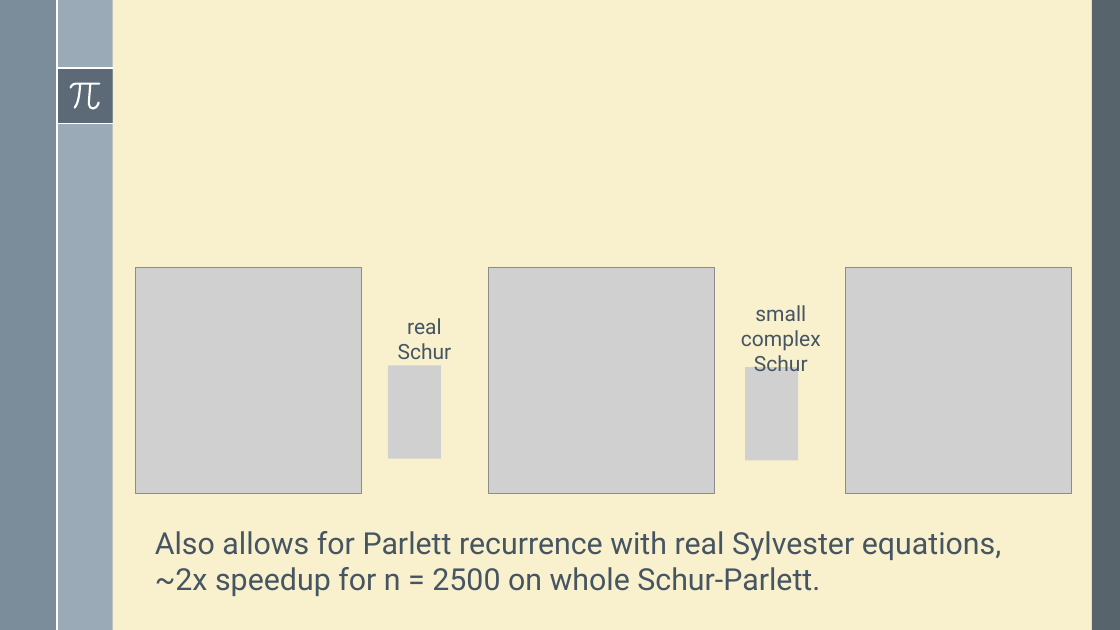
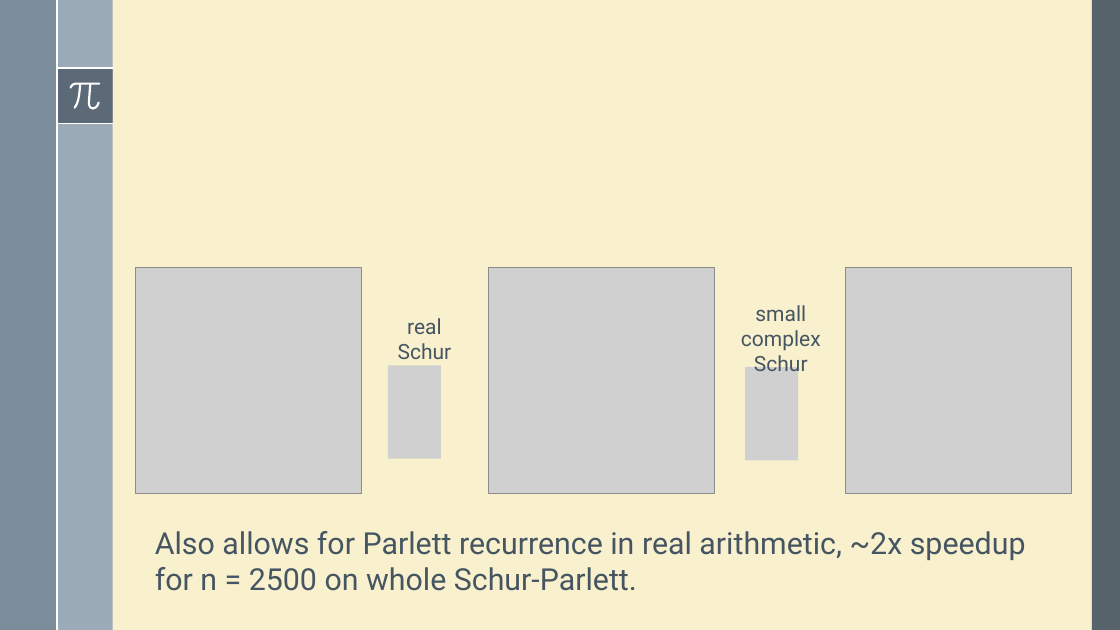
Before and after one commit to robzan8/MatFun.jl, a slide deck: slide 9 of docs/slides pd2ggaln/MatFun.pptx. Drawn at 1120x630 pixels with LibreOffice and Linux fonts; fonts in the diff are those of the drawing; grey boxes stand for pictures. Boxes give left, top, right and bottom in pixels: in the first picture for what was removed or moved away, otherwise in the second. Text is boxed around its words. In the diff, an @@ line names an element or a change of style, - is before the commit and + after.

```diff
--- a/docs/slides pd2ggaln/MatFun.pptx
+++ b/docs/slides pd2ggaln/MatFun.pptx
@@ text at bbox=[155, 531, 1026, 591]: text changed @@
-Also allows for Parlett recurrence with real Sylvester equations, ~2x speedup for n = 2500 on whole Schur-Parlett.
+Also allows for Parlett recurrence in real arithmetic, ~2x speedup for n = 2500 on whole Schur-Parlett.
```
Also in this commit, not shown: 1 other slide changed, 6 other files.
